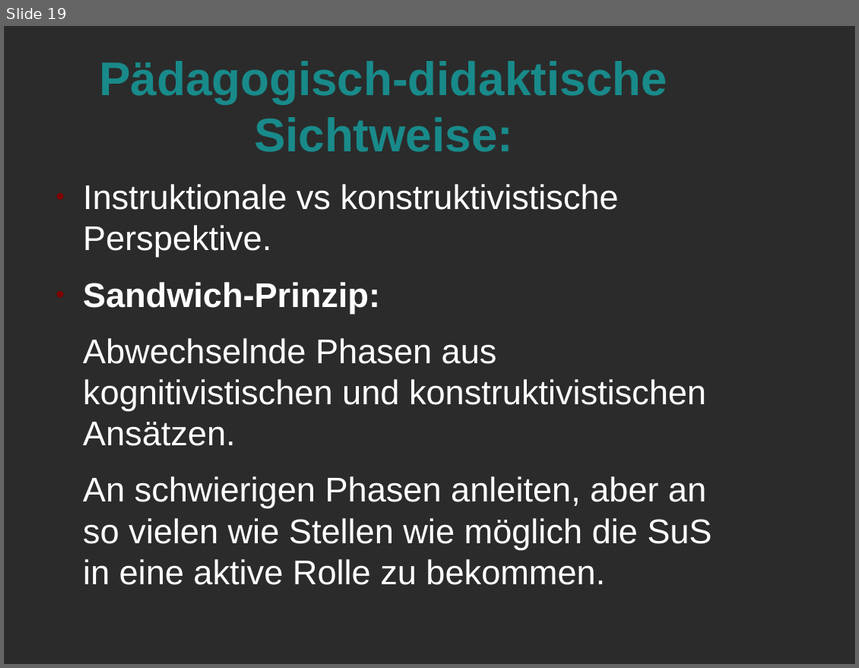
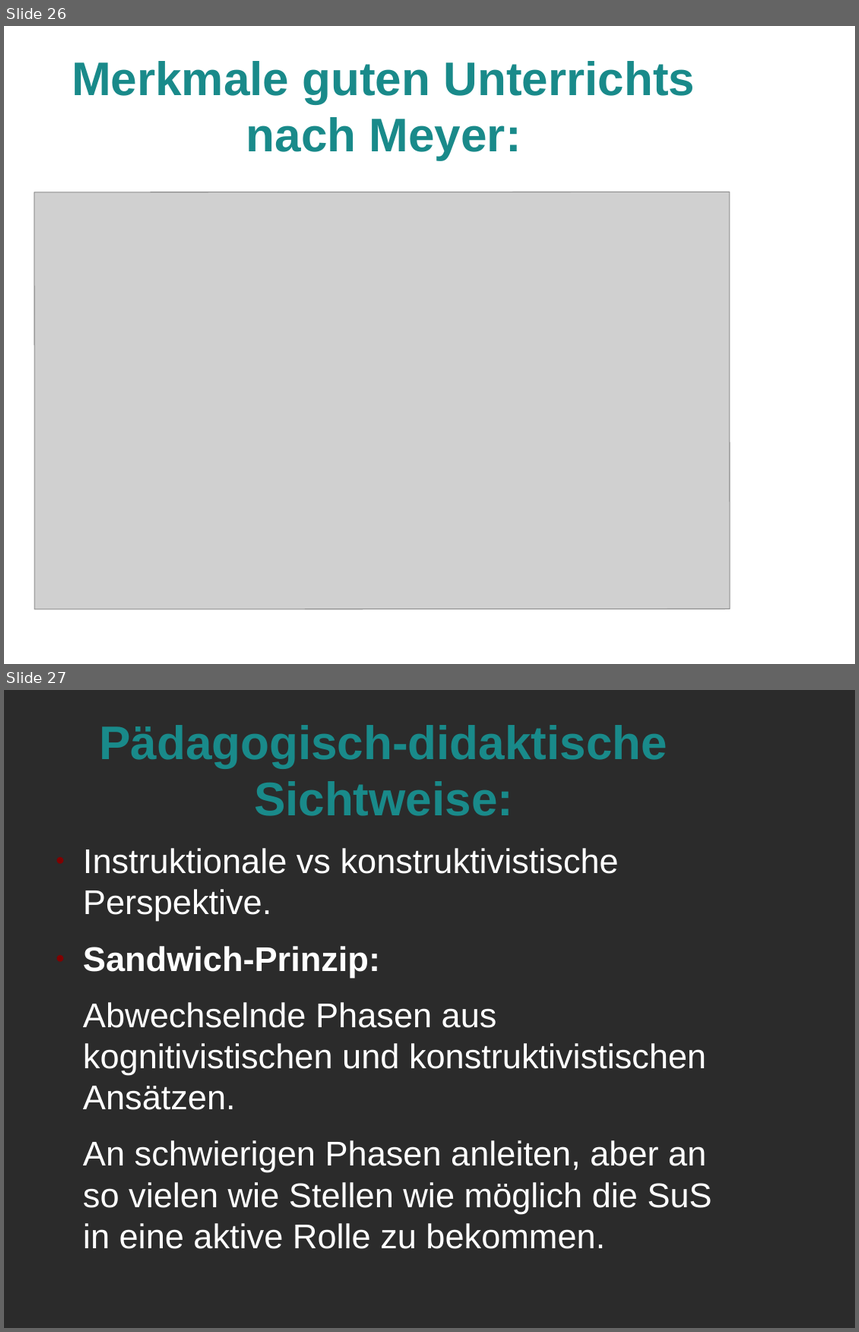
Before and after one commit to LorenzMueller/SS19, a slide deck: Mathe Didaktik/Präsentation.odp. Shown one above the other, each under a label of ours: slide 19 before the commit, slides 26 and 27 after it. The pictures are 859x668 and 859x1332 pixels, drawn with LibreOffice and Linux fonts; fonts in the diff are those of the drawing; grey boxes stand for pictures; background and template pictures are left out; a plain dark background stands for a picture behind light text. Boxes give left, top, right and bottom in pixels: in the first picture for what was removed or moved away, otherwise in the second. Text is boxed around its words. In the diff, an @@ line names an element or a change of style, - is before the commit and + after.

```diff
--- a/Mathe Didaktik/Präsentation.odp
+++ b/Mathe Didaktik/Präsentation.odp
@@ slide 26 added at [4,26,855,664], background picture (left out) @@
@@ title added at [72,61,696,160], 44 pt, text #198A8A, bold @@
+Merkmale guten Unterrichts nach Meyer:
@@ picture added at [34,192,730,609] @@
@@ what was slide 19 is now slide 27 @@
```
Also in this commit, not shown: 1 slide changed, 8 other slides added, 1 slide removed, 4 other files.
